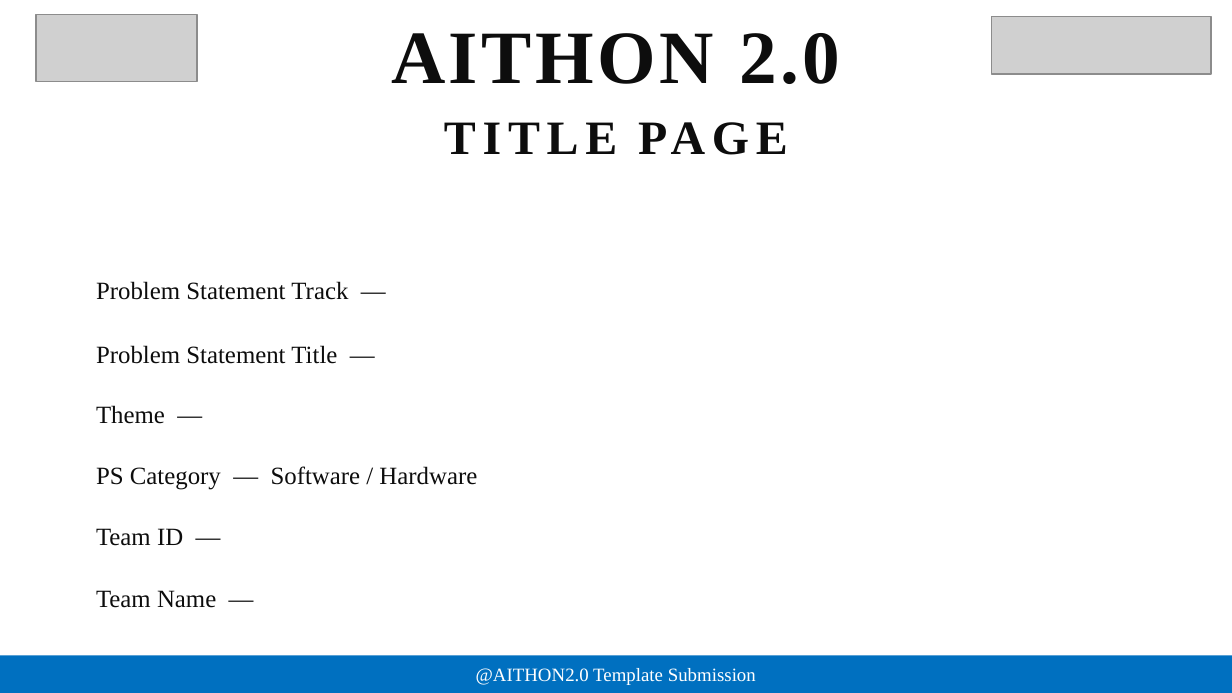
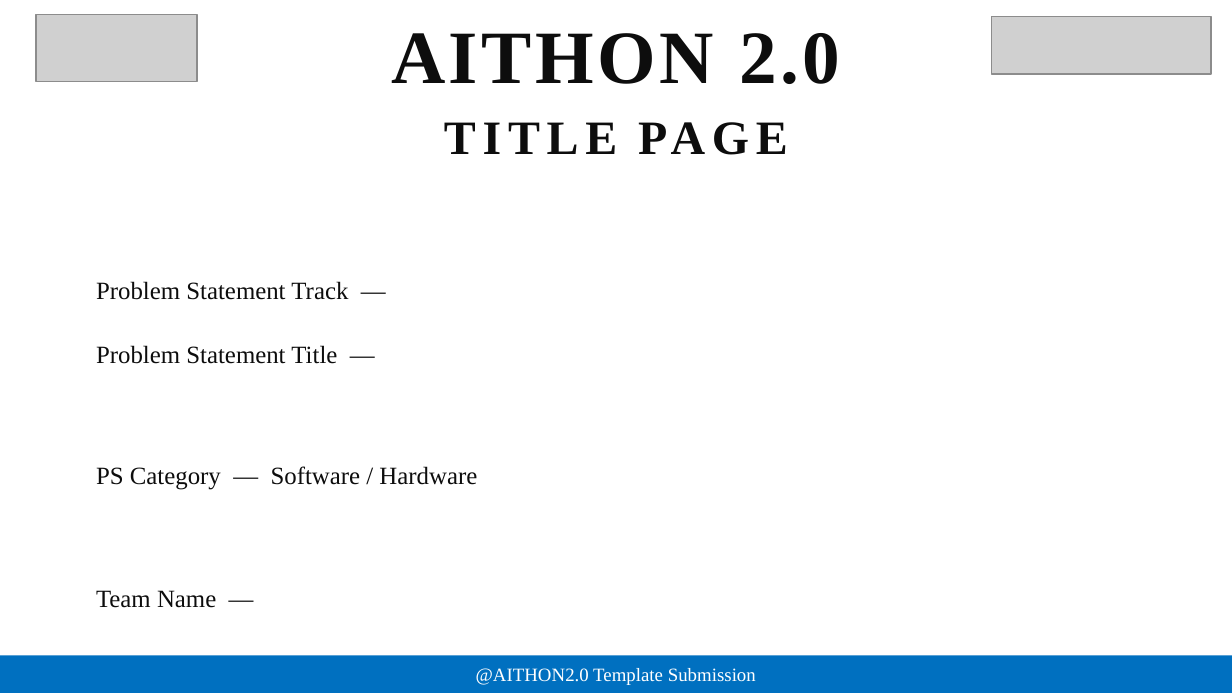
Before and after one commit to per-shree/AI-THON-2.0, a slide deck: slide 1 of public/AITHON_2.0_Presentation.pptx. Drawn at 1232x693 pixels with LibreOffice and Linux fonts; fonts in the diff are those of the drawing; grey boxes stand for pictures. Boxes give left, top, right and bottom in pixels: in the first picture for what was removed or moved away, otherwise in the second. Text is boxed around its words. In the diff, an @@ line names an element or a change of style, - is before the commit and + after.

Commit message:
updated pptx

```diff
--- a/public/AITHON_2.0_Presentation.pptx
+++ b/public/AITHON_2.0_Presentation.pptx
@@ text removed at bbox=[96, 405, 165, 424] @@
-Theme —
@@ text removed at bbox=[96, 528, 183, 546] @@
-Team ID —
```
